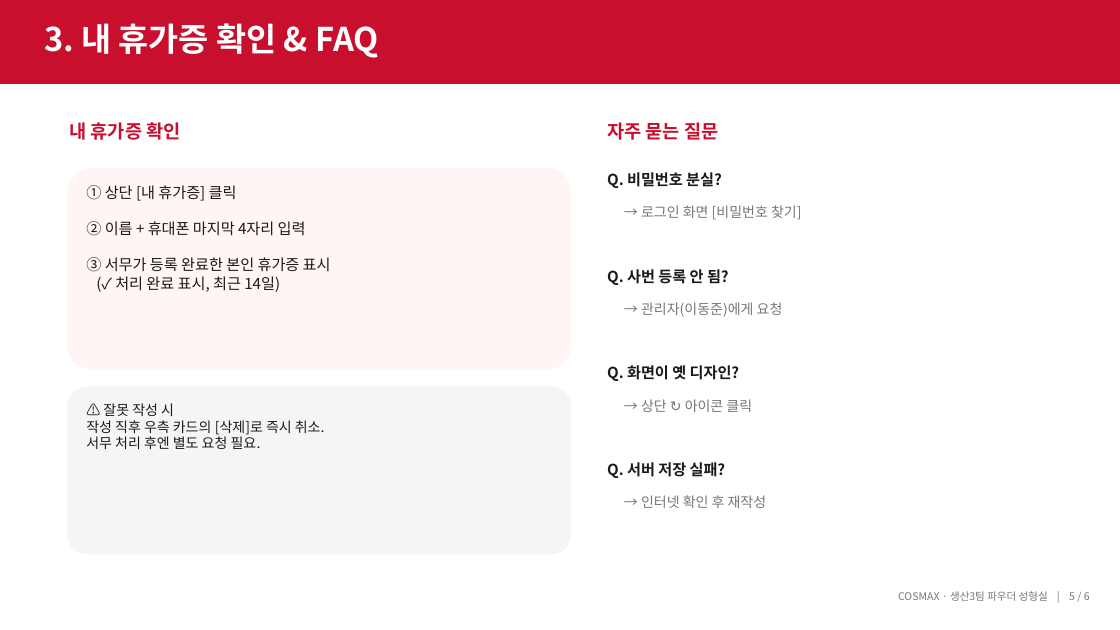
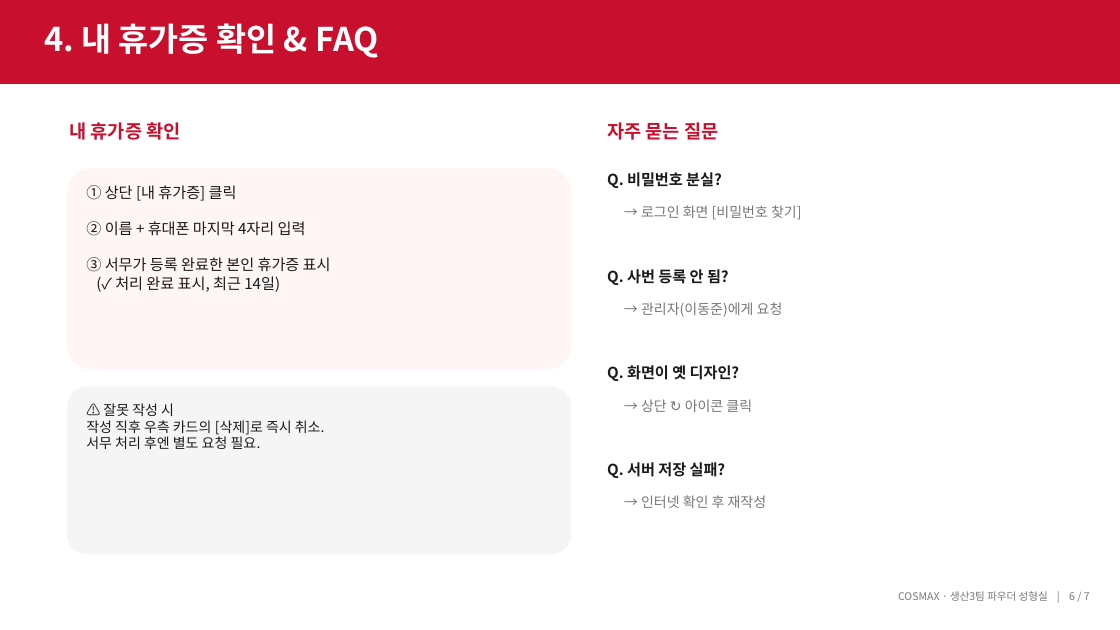
Before and after one commit to djlee-cosmax/Vacation-Permit-Auto-System, a slide deck: slide 6 of docs/휴가증 자동 반영 프로그램 안내 (작업자용).pptx (slide 5 before the commit). Drawn at 1120x630 pixels with LibreOffice and Linux fonts; fonts in the diff are those of the drawing. Boxes give left, top, right and bottom in pixels: in the first picture for what was removed or moved away, otherwise in the second. Text is boxed around its words. In the diff, an @@ line names an element or a change of style, - is before the commit and + after.

```diff
--- a/docs/휴가증 자동 반영 프로그램 안내 (작업자용).pptx
+++ b/docs/휴가증 자동 반영 프로그램 안내 (작업자용).pptx
@@ text at (44, 23, 378, 58): text changed @@
-3. 내 휴가증 확인 & FAQ
+4. 내 휴가증 확인 & FAQ
@@ text at (898, 591, 1090, 601): text changed @@
-COSMAX · 생산3팀 파우더 성형실 | 5 / 6
+COSMAX · 생산3팀 파우더 성형실 | 6 / 7
```
Also in this commit, not shown: 3 other slides changed, 1 slide added, 1 other file.
